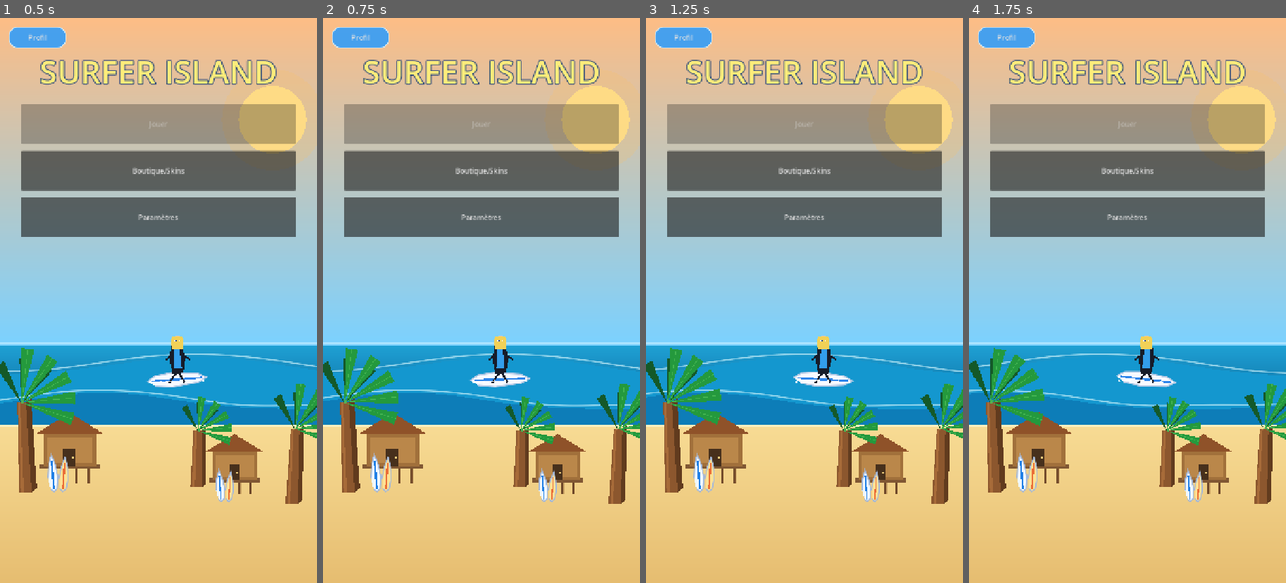
Above: before the commit, frames 1-4 (left to right).
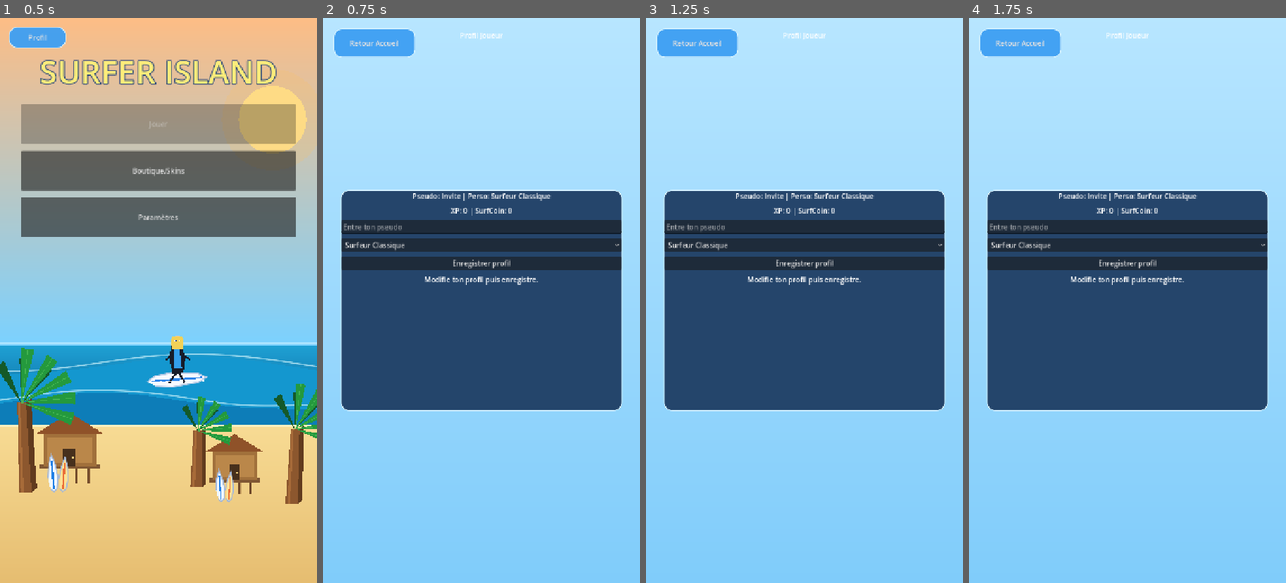
Above: after the commit, the same moments.

Repository: ClemL06/SurfGame
Game: Godot game, scene res://scenes/ui/MainMenu.tscn
Same seed, same stepped clock (60 frames per second), same inputs: the game is played once before the commit and once after it.
Inputs (mouse positions are in pixels of both pictures, inside the frame that each line leads up to):
- Up to frame 1 (0.5 s): no input
- Up to frame 2 (0.75 s): click (500, 362) at 0.52 s
- Up to frame 3 (1.25 s): no input
- Up to frame 4 (1.75 s): move the mouse to (1197, 272) at 1.27 s; hold Right (ui_right) from 1.28 s (still down)

Frame 1 is identical in both runs. In frame 2, 98% of the frame differs, in the area x 0-100%, y 0-100%; in frame 3, 98%; in frame 4, 98%.

Commit message:
perso cliquable

Diff:
--- a/nouveau-projet-de-jeu/scenes/ui/MainMenu.tscn
+++ b/nouveau-projet-de-jeu/scenes/ui/MainMenu.tscn
@@ -50,6 +50,7 @@
 anchors_preset = 15
 anchor_right = 1.0
 anchor_bottom = 1.0
+mouse_filter = 1
 
 [node name="Margin" type="MarginContainer" parent="SafeArea"]
 layout_mode = 3
@@ -125,6 +126,18 @@
 flat = true
 text = ""
 
+[node name="SurferStartButton" type="Button" parent="."]
+unique_name_in_owner = true
+layout_mode = 1
+anchors_preset = 0
+offset_left = 320.0
+offset_top = 640.0
+offset_right = 520.0
+offset_bottom = 840.0
+mouse_filter = 0
+flat = true
+text = ""
+
 [node name="ProfileTabButton" type="Button" parent="."]
 unique_name_in_owner = true
 layout_mode = 1
--- a/nouveau-projet-de-jeu/scripts/ui/main_menu.gd
+++ b/nouveau-projet-de-jeu/scripts/ui/main_menu.gd
@@ -9,6 +9,7 @@
 @onready var account_status: Label = %AccountStatus
 @onready var left_house_button: Button = %LeftHouseButton
 @onready var right_house_button: Button = %RightHouseButton
+@onready var surfer_start_button: Button = %SurferStartButton
 @onready var profile_info_label: Label = %ProfileInfoLabel
 @onready var profile_tab_button: Button = %ProfileTabButton
 
@@ -16,6 +17,7 @@
 	set_process(true)
 	_setup_character_choices()
 	_load_account_into_form()
+	_update_surfer_start_button_hitbox()
 	GameManager.profile_progress_changed.connect(_on_profile_progress_changed)
 
 	play_button.pressed.connect(_on_play_pressed)
@@ -24,9 +26,11 @@
 	create_account_button.pressed.connect(_on_create_account_pressed)
 	left_house_button.pressed.connect(_on_house_pressed)
 	right_house_button.pressed.connect(_on_house_pressed)
+	surfer_start_button.pressed.connect(_on_surfer_start_pressed)
 	profile_tab_button.pressed.connect(_on_profile_tab_pressed)
 
 func _process(delta: float) -> void:
+	_update_surfer_start_button_hitbox()
 	queue_redraw()
 
 func _draw() -> void:
@@ -319,6 +323,12 @@
 func _on_house_pressed() -> void:
 	GameManager.goto_shop_dressing()
 
+func _on_surfer_start_pressed() -> void:
+	if not GameManager.has_account:
+		GameManager.goto_profile_page()
+		return
+	GameManager.start_game()
+
 func _on_profile_tab_pressed() -> void:
 	GameManager.goto_profile_page()
 
@@ -384,5 +394,12 @@
 		_:
 			return "Inconnu"
 
+func _update_surfer_start_button_hitbox() -> void:
+	var size: Vector2 = get_viewport_rect().size
+	var surfer_center := Vector2(size.x * 0.56, size.y * 0.61)
+	var hitbox_size := Vector2(230.0, 220.0)
+	surfer_start_button.position = surfer_center - (hitbox_size * 0.5)
+	surfer_start_button.size = hitbox_size
+
 func _on_profile_progress_changed(_new_total_xp: int, _new_total_surfcoin: int) -> void:
 	_update_account_ui_state()
